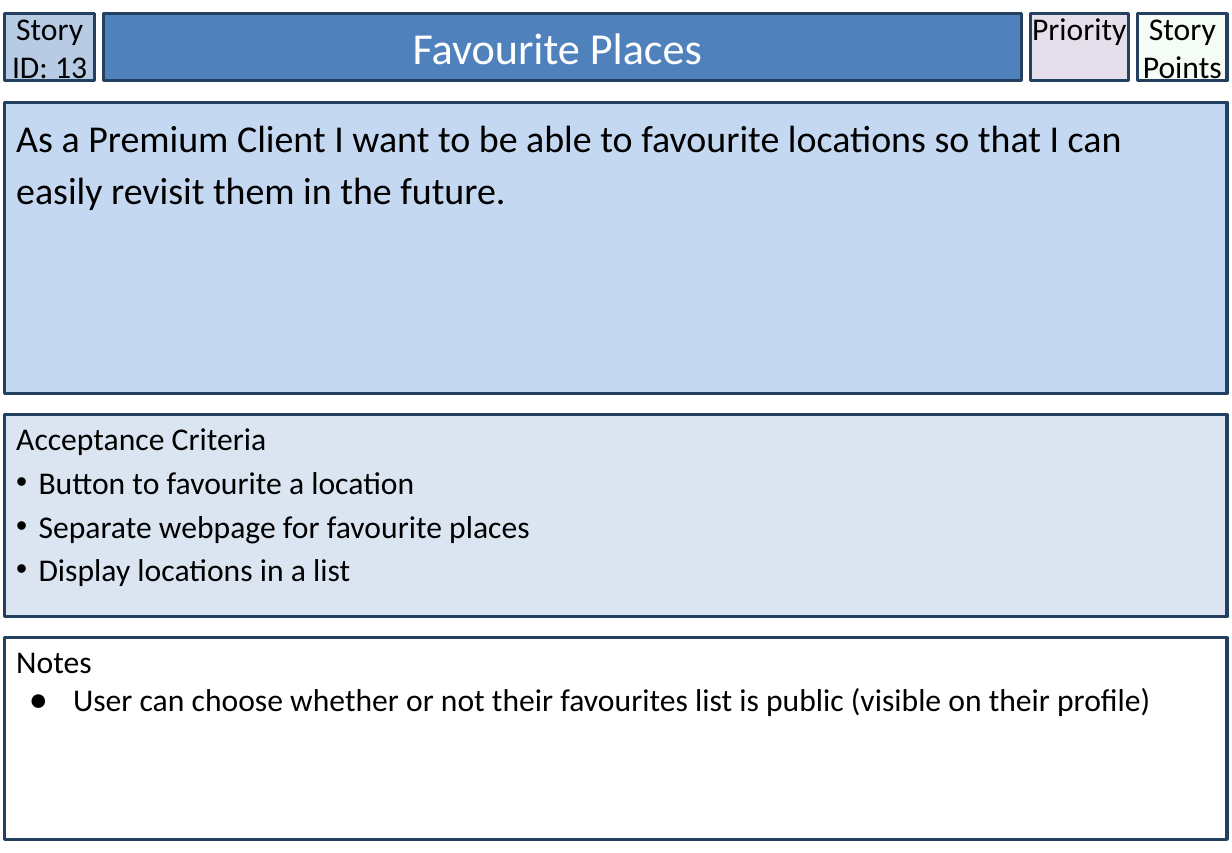
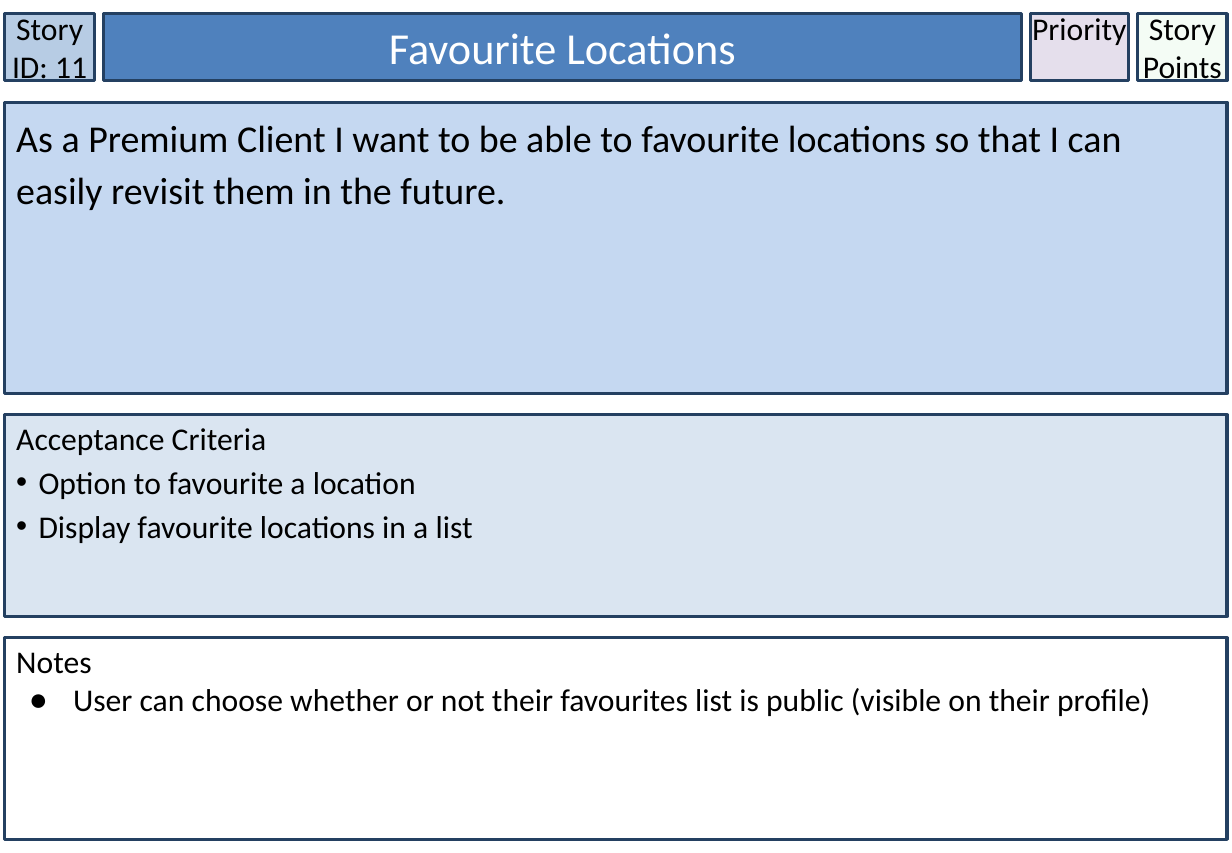
Before and after one commit to lowejosh/Django-landmarks, a slide deck: slide 12 of Story Cards.pptx (slide 14 before the commit). Drawn at 1232x853 pixels with LibreOffice and Linux fonts; fonts in the diff are those of the drawing. Boxes give left, top, right and bottom in pixels: in the first picture for what was removed or moved away, otherwise in the second. Text is boxed around its words. In the diff, an @@ line names an element or a change of style, - is before the commit and + after.

```diff
--- a/Story Cards.pptx
+++ b/Story Cards.pptx
@@ text in rectangle at (x1=12, y1=14, x2=87, y2=87): text changed @@
-Story ID: 13
+Story ID: 11
@@ text in rectangle at (x1=389, y1=33, x2=735, y2=65): text changed @@
-Favourite Places
+Favourite Locations
@@ text in rectangle at (x1=39, y1=472, x2=473, y2=543): text changed @@
-• Button to favourite a location
-• Separate webpage for favourite places
-• Display locations in a list
+• Option to favourite a location
+• Display favourite locations in a list
```
Also in this commit, not shown: 29 other slides changed, 1 slide added, 4 slides removed, 2 other files.
